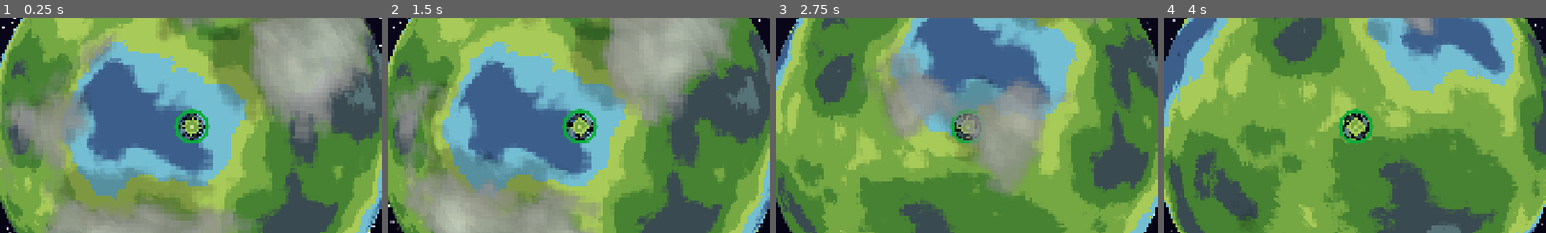
Above: before the commit, frames 1-4 (left to right).
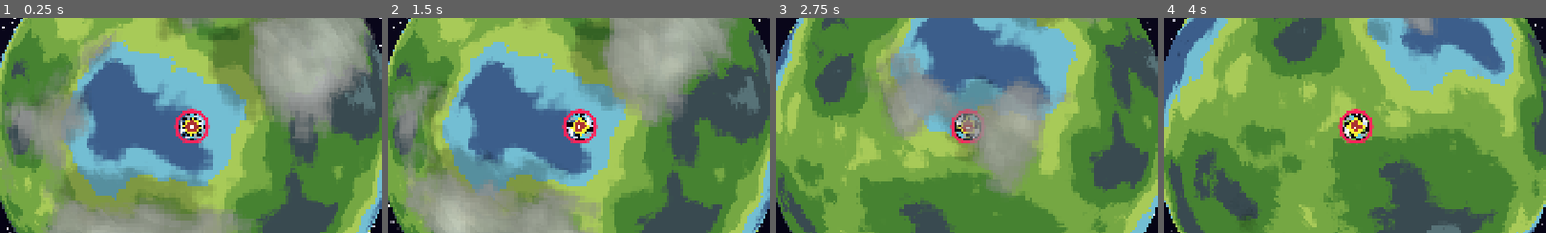
Above: after the commit, the same moments.

Repository: pgm-woutvande22/gamejam-juniperdev
Game: Godot game, scene res://scences/level.tscn
Same seed, same stepped clock (60 frames per second), same inputs: the game is played once before the commit and once after it.
Inputs (mouse positions are % of the whole screen's width and height, from its top left):
- Up to frame 1 (0.25 s): no input
- Up to frame 2 (1.5 s): move the mouse to (72, 45) at 0.52 s; click (72, 45) at 0.67 s; drag from (30, 55) to (45, 70) at 1.27 s
- Up to frame 3 (2.75 s): move the mouse to (60, 28) at 2.02 s; click (60, 28) at 2.17 s
- Up to frame 4 (4 s): drag from (45, 70) to (20, 35) at 2.77 s; move the mouse to (80, 65) at 3.52 s; click (80, 65) at 3.67 s
The pictures show only the part of the screen within x 25-75%, y 25-75%; the shares and areas given below are measured in that part.

The runs differ from the first frame. In frame 1, 0.9% of the frame differs, in the area x 45-55%, y 42-59%; in frame 2, 0.9%; in frame 3, 0.7%; in frame 4, 0.9%.

Commit message:
🧃: visual top changes

Diff:
--- a/scences/level.tscn
+++ b/scences/level.tscn
@@ -3,13 +3,13 @@
 [ext_resource type="Script" uid="uid://cr1pdrt4vamyh" path="res://scripts/top.gd" id="1_dckfn"]
 [ext_resource type="Shader" uid="uid://c7yhsbhudabf" path="res://shaders/dash_indicator.gdshader" id="2_7l045"]
 [ext_resource type="Texture2D" uid="uid://bwldoqvfdpq56" path="res://assets/testy.png" id="3_tas22"]
+[ext_resource type="Texture2D" uid="uid://3i3r3dly8d7t" path="res://assets/Bey2.png" id="4_dy8na"]
 [ext_resource type="PackedScene" uid="uid://dyihxt88e4143" path="res://scences/enemy.tscn" id="5_cq5gf"]
 [ext_resource type="PackedScene" uid="uid://b8spwnr0enmy1" path="res://scences/spawner.tscn" id="6_3irxl"]
 [ext_resource type="Script" uid="uid://dqhnf6mict2fr" path="res://scripts/enemy_type.gd" id="7_2mwew"]
 [ext_resource type="Resource" uid="uid://8vjdnbm3r6ym" path="res://enemy_types/crab.tres" id="8_gmcrc"]
 [ext_resource type="Resource" uid="uid://gex2xifpuho7" path="res://enemy_types/charger.tres" id="9_nskur"]
 [ext_resource type="Resource" uid="uid://cpc00rv3kk0mo" path="res://enemy_types/grunt.tres" id="10_olo2r"]
-[ext_resource type="Texture2D" uid="uid://dwixlq3s111kx" path="res://assets/Bey.png" id="11_topgl"]
 [ext_resource type="Shader" uid="uid://b8b58ot4vi24r" path="res://shaders/pixel_planet.gdshader" id="12_pxpl"]
 [ext_resource type="Shader" uid="uid://bm2l4whyugdj7" path="res://shaders/cloud_layer.gdshader" id="13_cloud"]
 [ext_resource type="Shader" uid="uid://dhs2rlp05a6i4" path="res://shaders/space_sky.gdshader" id="14_sky"]
@@ -65,9 +65,9 @@
 render_priority = 0
 shader = ExtResource("2_7l045")
 shader_parameter/progress = 0.0
-shader_parameter/fill_color = Color(0.50329643, 0.99488574, 0.39735007, 1)
+shader_parameter/fill_color = Color(0, 0.9868271, 0.94930786, 1)
 shader_parameter/empty_color = Color(1, 1, 1, 0.12)
-shader_parameter/ready_color = Color(0.060299985, 0.67, 0.2330483, 1)
+shader_parameter/ready_color = Color(1, 0.14590883, 0.35124445, 1)
 shader_parameter/inner_radius = 0.78
 shader_parameter/outer_radius = 0.96
 shader_parameter/edge_softness = 0.02
@@ -150,7 +150,7 @@
 dash_duration = 0.2
 dash_cooldown = 2.0
 dash_particles_path = NodePath("DashParticles")
-dash_colors = Array[Color]([Color(1, 1, 1, 1), Color(0.4509804, 0.6509804, 0.25882354, 1), Color(0.8392157, 0.8745098, 0.5803922, 1), Color(0.22352941, 0.28627452, 0.32156864, 1)])
+dash_colors = Array[Color]([Color(1, 0.96862745, 0, 1), Color(1, 1, 1, 1), Color(0.6784314, 0.18431373, 0.1882353, 1), Color(0.3882353, 0.8117647, 0.90588236, 1)])
 dash_indicator_path = NodePath("DashIndicator")
 camera_distance = 35.0
 camera_pitch_deg = 89.0
@@ -167,7 +167,7 @@
 transform = Transform3D(1, 0, 0, 0, 0, -1, 0, 1, 0, 0, 1.5, 0)
 pixel_size = 0.1
 texture_filter = 0
-texture = ExtResource("11_topgl")
+texture = ExtResource("4_dy8na")
 
 [node name="CollisionShape3D" type="CollisionShape3D" parent="Top" unique_id=1850111559]
 shape = SubResource("SphereShape3D_pg4a6")
Binary file added: assets/Bey2.png
Not shown, added: assets/Bey2.png.import
